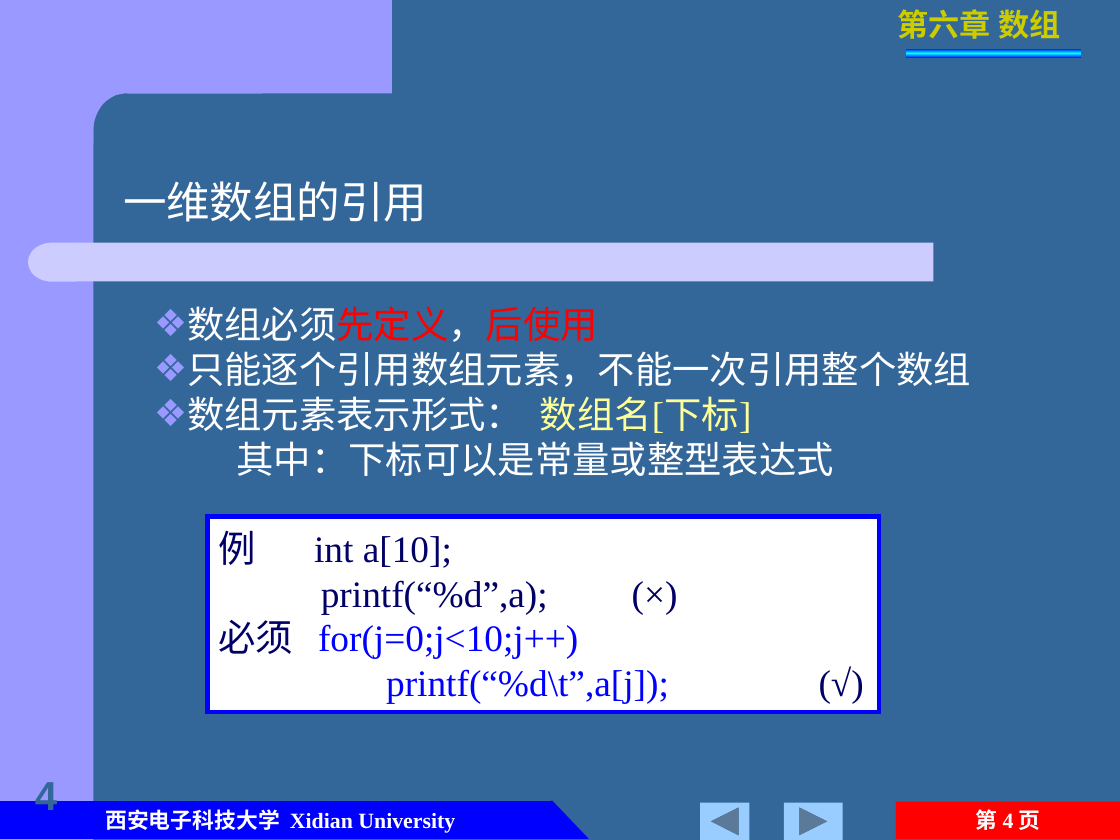
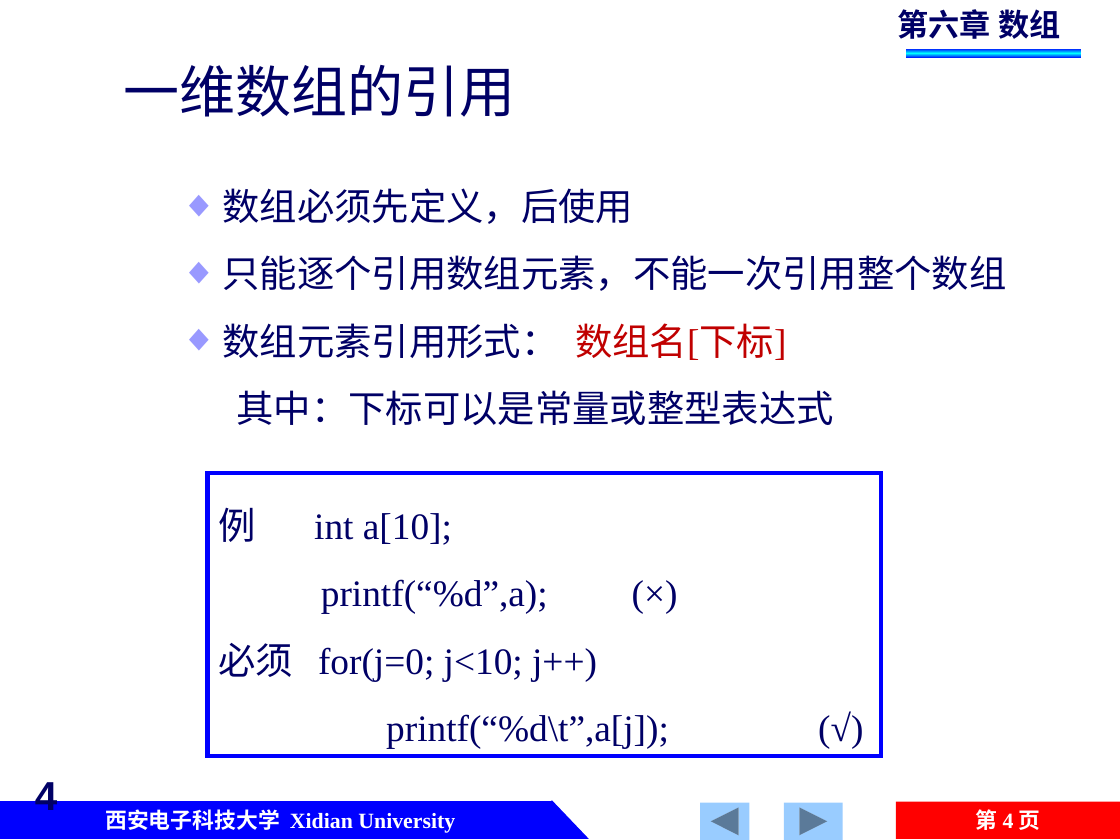
Before and after one commit to jtrfid/C-Repositories, a slide deck: slide 4 of 2016/C语言/课件/第6章 数组.pptx. Drawn at 1120x840 pixels with LibreOffice and Linux fonts; fonts in the diff are those of the drawing. Boxes give left, top, right and bottom in pixels: in the first picture for what was removed or moved away, otherwise in the second. Text is boxed around its words. In the diff, an @@ line names an element or a change of style, - is before the commit and + after.

```diff
--- a/2016/C语言/课件/第6章 数组.pptx
+++ b/2016/C语言/课件/第6章 数组.pptx
@@ background #336699 to #FFFFFF @@
@@ text "一维数组的引用": place and size @@
-text "一维数组的引用" at <box>123,181,428,222</box>
+text "一维数组的引用" at <box>123,65,515,117</box>
@@ text "一维数组的引用" at <box>123,65,515,117</box>: size 28 to 36 pt, text colour #FFFFFF to #000066; vertical alignment bottom to middle @@
@@ text "第六章 数组" at <box>898,9,1060,39</box>: text colour #CCCC00 to #000066 @@
@@ text "数组必须先定义，后使用": place and size @@
-text "数组必须先定义，后使用" at <box>187,306,971,476</box>
+text "数组必须先定义，后使用" at <box>222,188,1006,425</box>
@@ text at <box>222,188,1006,425</box>: text colour #FFFFFF to #000066 in "数组必须先定义，后使用", "只能逐个引用数组元素，不能一次引用整个数组", "其中：下标可以是常量或整型表达式"; text colour #FF0000 to #000066 in "数组必须先定义，后使用"; bullet ❖ to ◆; line spacing 1 to 1.5 @@
@@ group removed at <box>0,0,934,840</box>: 1 rectangle, 1 freeform shape, 1 rounded rectangle, 1 flow chart delay @@
@@ text at <box>222,323,787,360</box>: text changed; text colour #FFFFFF to #000066 @@
-    ❖ 数组元素表示形式： 数组名[下标]
+    ◆ 数组元素引用形式： 数组名[下标]
@@ rectangle "例 int a[10];": place and size @@
-rectangle "例 int a[10];" at <box>207,516,879,711</box>
+rectangle "例 int a[10];" at <box>207,473,881,756</box>
@@ text in rectangle at <box>218,507,669,748</box>: text colour #0000FF to #000066 in "printf(“%d\t”,a[j]);"; line spacing 1 to 1.5 @@
@@ text in rectangle at <box>218,643,597,681</box>: text changed; text colour #0000FF to #000066 @@
-必须 for(j=0;j<10;j++)
+必须 for(j=0; j<10; j++)
@@ page number at <box>35,778,57,810</box>: text colour #336699 to #000066 @@
```
Also in this commit, not shown: 59 other slides changed, 1 other file.
